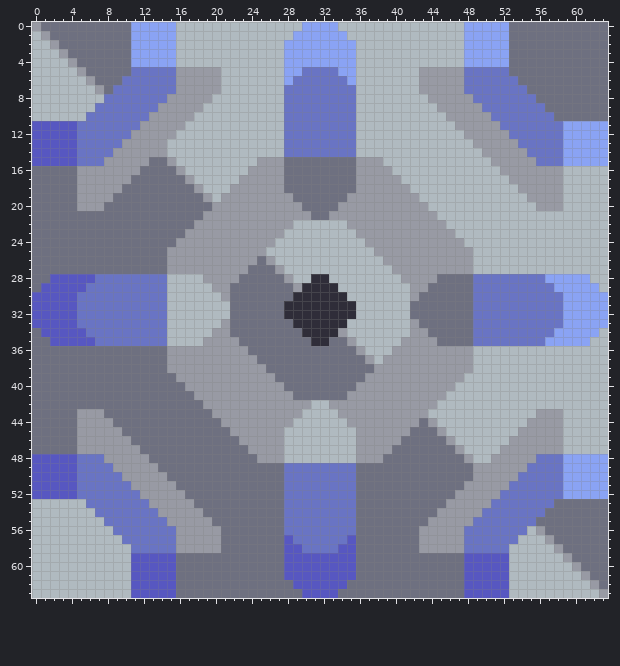
One commit to this pixel-art sprite: sprites/blocks/production/aluminum-processor.png. The picture above was drawn from the file before the commit.
The file is 64x64 pixels.
New version:
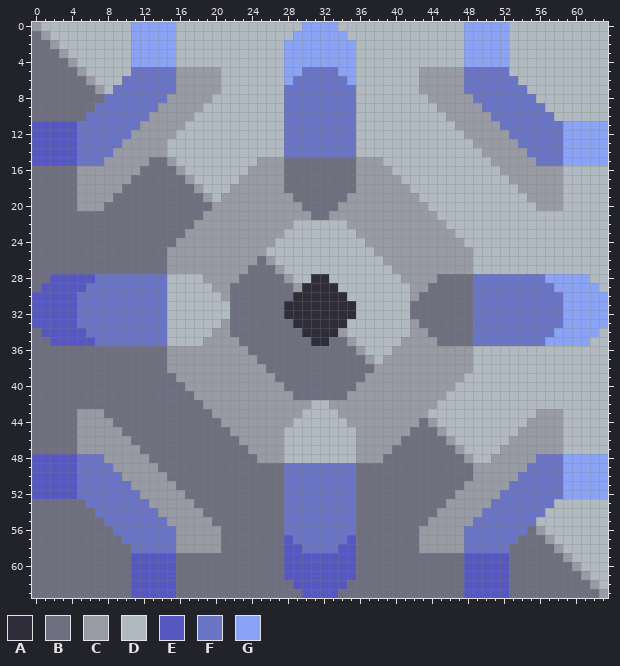
Palette (. is transparent): A #2f2d39  B #6e7080  C #989aa4  D #b0bac0  E #5757c1  F #6974c4  G #8aa3f4
Log entry: me when inverted
Edits made:
@@ x 0..63 @@
- 0 CBBBBBBBBBBGGGGGDDDDDDDDDDDDDDGGGGDDDDDDDDDDDDDDGGGGGBBBBBBBBBBB
- 1 DCBBBBBBBBBGGGGGDDDDDDDDDDDDDGGGGGGDDDDDDDDDDDDDGGGGGBBBBBBBBBBB
- 2 DDCBBBBBBBBGGGGGDDDDDDDDDDDDGGGGGGGGDDDDDDDDDDDDGGGGGBBBBBBBBBBB
- 3 DDDCBBBBBBBGGGGGDDDDDDDDDDDDGGGGGGGGDDDDDDDDDDDDGGGGGBBBBBBBBBBB
- 4 DDDDCBBBBBBGGGGGDDDDDDDDDDDDGGGGGGGGDDDDDDDDDDDDGGGGGBBBBBBBBBBB
- 5 DDDDDCBBBBBFFFFFCCCCCDDDDDDDGGFFFFGGDDDDDDDCCCCCFFFFFBBBBBBBBBBB
- 6 DDDDDDCBBBFFFFFFCCCCCDDDDDDDGFFFFFFGDDDDDDDCCCCCFFFFFFBBBBBBBBBB
- 7 DDDDDDDCBFFFFFFFCCCCCDDDDDDDFFFFFFFFDDDDDDDCCCCCFFFFFFFBBBBBBBBB
- 8 DDDDDDDDFFFFFFFCCCCCDDDDDDDDFFFFFFFFDDDDDDDDCCCCCFFFFFFFBBBBBBBB
- 9 DDDDDDDFFFFFFFCCCCCDDDDDDDDDFFFFFFFFDDDDDDDDDCCCCCFFFFFFFBBBBBBB
-10 DDDDDDFFFFFFFCCCCCDDDDDDDDDDFFFFFFFFDDDDDDDDDDCCCCCFFFFFFFBBBBBB
+ 0 CDDDDDDDDDDGGGGGDDDDDDDDDDDDDDGGGGDDDDDDDDDDDDDDGGGGGDDDDDDDDDDD
+ 1 BCDDDDDDDDDGGGGGDDDDDDDDDDDDDGGGGGGDDDDDDDDDDDDDGGGGGDDDDDDDDDDD
+ 2 BBCDDDDDDDDGGGGGDDDDDDDDDDDDGGGGGGGGDDDDDDDDDDDDGGGGGDDDDDDDDDDD
+ 3 BBBCDDDDDDDGGGGGDDDDDDDDDDDDGGGGGGGGDDDDDDDDDDDDGGGGGDDDDDDDDDDD
+ 4 BBBBCDDDDDDGGGGGDDDDDDDDDDDDGGGGGGGGDDDDDDDDDDDDGGGGGDDDDDDDDDDD
+ 5 BBBBBCDDDDDFFFFFCCCCCDDDDDDDGGFFFFGGDDDDDDDCCCCCFFFFFDDDDDDDDDDD
+ 6 BBBBBBCDDDFFFFFFCCCCCDDDDDDDGFFFFFFGDDDDDDDCCCCCFFFFFFDDDDDDDDDD
+ 7 BBBBBBBCDFFFFFFFCCCCCDDDDDDDFFFFFFFFDDDDDDDCCCCCFFFFFFFDDDDDDDDD
+ 8 BBBBBBBBFFFFFFFCCCCCDDDDDDDDFFFFFFFFDDDDDDDDCCCCCFFFFFFFDDDDDDDD
+ 9 BBBBBBBFFFFFFFCCCCCDDDDDDDDDFFFFFFFFDDDDDDDDDCCCCCFFFFFFFDDDDDDD
+10 BBBBBBFFFFFFFCCCCCDDDDDDDDDDFFFFFFFFDDDDDDDDDDCCCCCFFFFFFFDDDDDD
 11 EEEEEFFFFFFFCCCCCDDDDDDDDDDDFFFFFFFFDDDDDDDDDDDCCCCCFFFFFFFGGGGG
@@ x 0..63 @@
 52 EEEEEFFFFFFFCCCCCBBBBBBBBBBBFFFFFFFFBBBBBBBBBBBCCCCCFFFFFFFGGGGG
-53 DDDDDDFFFFFFFCCCCCBBBBBBBBBBFFFFFFFFBBBBBBBBBBCCCCCFFFFFFFBBBBBB
-54 DDDDDDDFFFFFFFCCCCCBBBBBBBBBFFFFFFFFBBBBBBBBBCCCCCFFFFFFFBBBBBBB
-55 DDDDDDDDFFFFFFFCCCCCBBBBBBBBFFFFFFFFBBBBBBBBCCCCCFFFFFFFBBBBBBBB
-56 DDDDDDDDDFFFFFFFCCCCCBBBBBBBFFFFFFFFBBBBBBBCCCCCFFFFFFFDCBBBBBBB
-57 DDDDDDDDDDFFFFFFCCCCCBBBBBBBEFFFFFFEBBBBBBBCCCCCFFFFFFDDDCBBBBBB
-58 DDDDDDDDDDDFFFFFCCCCCBBBBBBBEEFFFFEEBBBBBBBCCCCCFFFFFDDDDDCBBBBB
-59 DDDDDDDDDDDEEEEEBBBBBBBBBBBBEEEEEEEEBBBBBBBBBBBBEEEEEDDDDDDCBBBB
-60 DDDDDDDDDDDEEEEEBBBBBBBBBBBBEEEEEEEEBBBBBBBBBBBBEEEEEDDDDDDDCBBB
-61 DDDDDDDDDDDEEEEEBBBBBBBBBBBBEEEEEEEEBBBBBBBBBBBBEEEEEDDDDDDDDCBB
-62 DDDDDDDDDDDEEEEEBBBBBBBBBBBBBEEEEEEBBBBBBBBBBBBBEEEEEDDDDDDDDDCB
-63 DDDDDDDDDDDEEEEEBBBBBBBBBBBBBBEEEEBBBBBBBBBBBBBBEEEEEDDDDDDDDDDC
+53 BBBBBBFFFFFFFCCCCCBBBBBBBBBBFFFFFFFFBBBBBBBBBBCCCCCFFFFFFFDDDDDD
+54 BBBBBBBFFFFFFFCCCCCBBBBBBBBBFFFFFFFFBBBBBBBBBCCCCCFFFFFFFDDDDDDD
+55 BBBBBBBBFFFFFFFCCCCCBBBBBBBBFFFFFFFFBBBBBBBBCCCCCFFFFFFFDDDDDDDD
+56 BBBBBBBBBFFFFFFFCCCCCBBBBBBBFFFFFFFFBBBBBBBCCCCCFFFFFFFBCDDDDDDD
+57 BBBBBBBBBBFFFFFFCCCCCBBBBBBBEFFFFFFEBBBBBBBCCCCCFFFFFFBBBCDDDDDD
+58 BBBBBBBBBBBFFFFFCCCCCBBBBBBBEEFFFFEEBBBBBBBCCCCCFFFFFBBBBBCDDDDD
+59 BBBBBBBBBBBEEEEEBBBBBBBBBBBBEEEEEEEEBBBBBBBBBBBBEEEEEBBBBBBCDDDD
+60 BBBBBBBBBBBEEEEEBBBBBBBBBBBBEEEEEEEEBBBBBBBBBBBBEEEEEBBBBBBBCDDD
+61 BBBBBBBBBBBEEEEEBBBBBBBBBBBBEEEEEEEEBBBBBBBBBBBBEEEEEBBBBBBBBCDD
+62 BBBBBBBBBBBEEEEEBBBBBBBBBBBBBEEEEEEBBBBBBBBBBBBBEEEEEBBBBBBBBBCD
+63 BBBBBBBBBBBEEEEEBBBBBBBBBBBBBBEEEEBBBBBBBBBBBBBBEEEEEBBBBBBBBBBC
Pixel boxes of the changes (left, top, right, bottom) in both pictures:
changed: (32, 22, 131, 121)
changed: (509, 22, 608, 121)
changed: (32, 499, 131, 598)
changed: (509, 499, 608, 598)
